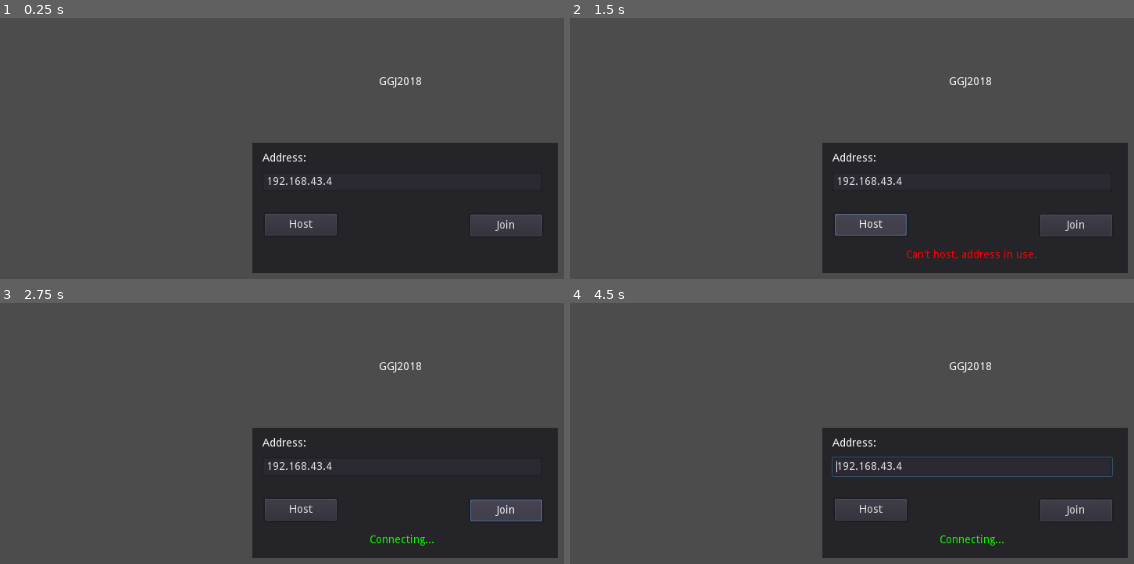
Above: before the commit, frames 1-4 (two rows, left to right).
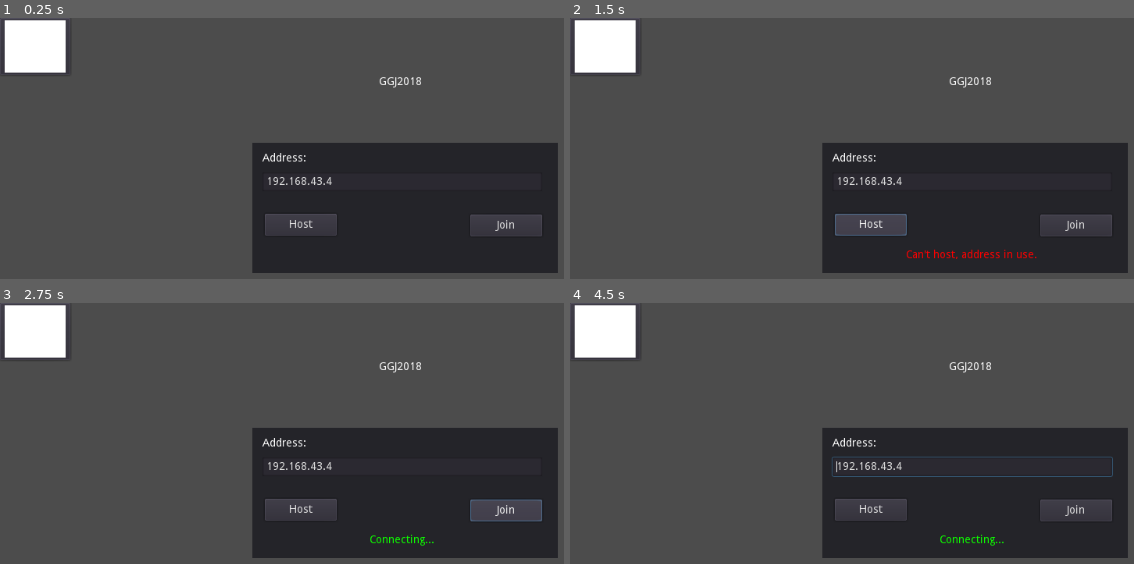
Above: after the commit, the same moments.

Repository: NykolaR/ggj2018
Game: Godot game, scene res://lobby.tscn
Same seed, same stepped clock (60 frames per second), same inputs: the game is played once before the commit and once after it. The project has no main scene, so this scene is started directly.
Inputs (mouse positions are in pixels of both pictures, inside the frame that each line leads up to):
- Up to frame 1 (0.25 s): no input
- Up to frame 2 (1.5 s): tap Enter at 0.5 s; move the mouse to (outside the picture) at 0.52 s; hold Right (right) 0.53-1.25 s; click (outside the picture) at 0.6 s; tap Space (jump) at 0.77, 0.8, 1.07 s; click "Host" at 1.25 s
- Up to frame 3 (2.75 s): click "Join" at 2 s
- Up to frame 4 (4.5 s): move the mouse to (812, 561) at 2.77 s; hold Down (down) 2.78-3.53 s; click (812, 561) at 2.85 s; move the mouse to (1049, 433) at 3.52 s; hold Right (right) 3.53-4.28 s; click (1049, 433) at 3.6 s; move the mouse to (outside the picture) at 4.27 s; hold Up (up) from 4.28 s (still down); click (outside the picture) at 4.35 s

The runs differ from the first frame. In frame 1, 2.3% of the frame differs, in the area x 0-12%, y 0-22%; in frame 2, 2.3%; in frame 3, 2.3%; in frame 4, 2.3%.

Commit message:
come together

Diff:
--- a/game.tscn
+++ b/game.tscn
@@ -1,18 +1,95 @@
-[gd_scene load_steps=6 format=2]
+[gd_scene load_steps=8 format=2]
 
 [ext_resource path="res://game.gd" type="Script" id=1]
 [ext_resource path="res://player.tscn" type="PackedScene" id=2]
 [ext_resource path="res://orb.tscn" type="PackedScene" id=3]
 [ext_resource path="res://DirectionalLight.gd" type="Script" id=4]
 
+[sub_resource type="SpatialMaterial" id=2]
+
+render_priority = 0
+flags_transparent = false
+flags_unshaded = false
+flags_vertex_lighting = false
+flags_no_depth_test = false
+flags_use_point_size = false
+flags_world_triplanar = false
+flags_fixed_size = false
+flags_albedo_tex_force_srgb = false
+vertex_color_use_as_albedo = false
+vertex_color_is_srgb = false
+params_diffuse_mode = 0
+params_specular_mode = 0
+params_blend_mode = 0
+params_cull_mode = 0
+params_depth_draw_mode = 0
+params_line_width = 1.0
+params_point_size = 1.0
+params_billboard_mode = 0
+params_grow = false
+params_use_alpha_scissor = false
+albedo_color = Color( 1, 1, 1, 1 )
+metallic = 0.0
+metallic_specular = 0.5
+metallic_texture_channel = 0
+roughness = 0.0
+roughness_texture_channel = 0
+emission_enabled = true
+emission = Color( 1, 0, 0, 1 )
+emission_energy = 1.0
+emission_operator = 0
+emission_on_uv2 = false
+normal_enabled = false
+rim_enabled = false
+clearcoat_enabled = false
+anisotropy_enabled = false
+ao_enabled = false
+depth_enabled = false
+subsurf_scatter_enabled = false
+transmission_enabled = false
+refraction_enabled = false
+detail_enabled = false
+uv1_scale = Vector3( 1, 1, 1 )
+uv1_offset = Vector3( 0, 0, 0 )
+uv1_triplanar = false
+uv1_triplanar_sharpness = 1.0
+uv2_scale = Vector3( 1, 1, 1 )
+uv2_offset = Vector3( 0, 0, 0 )
+uv2_triplanar = false
+uv2_triplanar_sharpness = 1.0
+proximity_fade_enable = false
+distance_fade_enable = false
+_sections_unfolded = [ "Emission" ]
+
+[sub_resource type="ProceduralSky" id=3]
+
+radiance_size = 4
+sky_top_color = Color( 0.00866699, 0.0117203, 0.015625, 1 )
+sky_horizon_color = Color( 0.00938416, 0.0465647, 0.0585938, 1 )
+sky_curve = 0.25
+sky_energy = 1.0
+ground_bottom_color = Color( 0, 0, 0, 1 )
+ground_horizon_color = Color( 0.121623, 0.0925903, 0.160156, 1 )
+ground_curve = 0.01
+ground_energy = 1.0
+sun_color = Color( 0.0721836, 0.0250244, 0.15625, 1 )
+sun_latitude = 35.0
+sun_longitude = 0.0
+sun_angle_min = 1.0
+sun_angle_max = 15.0
+sun_curve = 0.063728
+sun_energy = 16.0
+texture_size = 2
+
 [sub_resource type="Environment" id=1]
 
-background_mode = 1
+background_mode = 2
+background_sky = SubResource( 3 )
 background_sky_custom_fov = 0.0
 background_color = Color( 0.00704956, 0.0820312, 0.0591853, 1 )
 background_energy = 1.0
 background_canvas_max_layer = 0
-ambient_light_color = Color( 0, 0, 0, 1 )
+ambient_light_color = Color( 0.0273438, 0.0273438, 0.0273438, 1 )
 ambient_light_energy = 1.0
 ambient_light_sky_contribution = 1.0
 fog_enabled = false
@@ -28,7 +105,7 @@
 fog_height_min = 0.0
 fog_height_max = 100.0
 fog_height_curve = 1.0
-tonemap_mode = 0
+tonemap_mode = 2
 tonemap_exposure = 1.0
 tonemap_white = 1.0
 auto_exposure_enabled = false
@@ -65,24 +142,24 @@
 dof_blur_near_quality = 1
 glow_enabled = true
 glow_levels/1 = false
-glow_levels/2 = false
-glow_levels/3 = true
-glow_levels/4 = false
+glow_levels/2 = true
+glow_levels/3 = false
+glow_levels/4 = true
 glow_levels/5 = true
 glow_levels/6 = false
 glow_levels/7 = false
-glow_intensity = 1.36
+glow_intensity = 1.0
 glow_strength = 1.0
-glow_bloom = 0.01
-glow_blend_mode = 0
+glow_bloom = 0.0
+glow_blend_mode = 1
 glow_hdr_threshold = 1.0
 glow_hdr_scale = 2.0
-glow_bicubic_upscale = false
+glow_bicubic_upscale = true
 adjustment_enabled = false
 adjustment_brightness = 1.0
 adjustment_contrast = 1.0
 adjustment_saturation = 1.0
-_sections_unfolded = [ "Ambient Light", "DOF Near Blur", "Glow" ]
+_sections_unfolded = [ "Background", "Glow" ]
 
 [node name="game" type="Spatial" index="0"]
 
@@ -90,10 +167,9 @@
 
 [node name="player1" type="Node" parent="." index="0"]
 
+[node name="player" parent="player1" index="0" instance=ExtResource( 2 )]
+
 editor/display_folded = true
-
-[node name="player" parent="player1" index="0" instance=ExtResource( 2 )]
-
 transform = Transform( 1, 0, 0, 0, 1, 0, 0, 0, 1, 0, 1.2, -3 )
 collision_layer = 2
 collision_mask = 9
@@ -113,10 +189,9 @@
 
 [node name="player2" type="Node" parent="." index="1"]
 
+[node name="player" parent="player2" index="0" instance=ExtResource( 2 )]
+
 editor/display_folded = true
-
-[node name="player" parent="player2" index="0" instance=ExtResource( 2 )]
-
 transform = Transform( 1, 0, 0, 0, 1, 0, 0, 0, 1, 0, 1.2, 3 )
 collision_layer = 4
 collision_mask = 17
@@ -134,11 +209,15 @@
 collision_mask = 9
 _sections_unfolded = [ "Collision", "Transform" ]
 
-[node name="WorldEnvironment" type="WorldEnvironment" parent="." index="2"]
+[node name="mesh" parent="player2/orb" index="0"]
+
+material/0 = SubResource( 2 )
+
+[node name="env" type="WorldEnvironment" parent="." index="2"]
 
 environment = SubResource( 1 )
 
-[node name="DirectionalLight" type="DirectionalLight" parent="." index="3"]
+[node name="dir" type="DirectionalLight" parent="." index="3"]
 
 transform = Transform( 0.130123, -0.76375, -0.632261, 0.106211, -0.623276, 0.774756, -0.985793, -0.167967, 1.58133e-05, 0, 22.5217, 0 )
 layers = 1
--- a/lobby.tscn
+++ b/lobby.tscn
@@ -2,7 +2,7 @@
 
 [ext_resource path="res://lobby.gd" type="Script" id=1]
 
-[node name="lobby" type="Control"]
+[node name="lobby" type="Control" index="0"]
 
 anchor_left = 0.0
 anchor_top = 0.0
@@ -191,6 +191,29 @@
 max_lines_visible = -1
 _sections_unfolded = [ "custom_colors" ]
 
+[node name="ColorPickerButton" type="ColorPickerButton" parent="." index="2"]
+
+anchor_left = 0.0
+anchor_top = 0.0
+anchor_right = 0.0
+anchor_bottom = 0.0
+margin_right = 90.0
+margin_bottom = 73.0
+rect_pivot_offset = Vector2( 0, 0 )
+focus_mode = 2
+mouse_filter = 0
+mouse_default_cursor_shape = 0
+size_flags_horizontal = 1
+size_flags_vertical = 1
+toggle_mode = false
+enabled_focus_mode = 2
+shortcut = null
+group = null
+flat = false
+align = 1
+color = Color( 1, 1, 1, 1 )
+edit_alpha = true
+
 [connection signal="pressed" from="panel/host" to="." method="_on_host_pressed"]
 
 [connection signal="pressed" from="panel/join" to="." method="_on_join_pressed"]
--- a/orb.gd
+++ b/orb.gd
@@ -6,7 +6,7 @@
 var state = ATTACHED
 var throwing = false
 
-const THROW_STRENGTH = 10
+const THROW_STRENGTH = 15
 
 enum ORB_STATE {ATTACHED, PHYSICS}
 
@@ -14,10 +14,11 @@
 	translation = pos
 
 func _process(delta):
-	if not (get_tree().network_peer == null) and is_network_master():
+	if not (get_tree().network_peer == null) and is_network_master() and state == ATTACHED:
 		rpc_unreliable("sync_pos", translation)
 
 func _physics_process(delta):
+	#print("master " + str(translation))
 	if state == ATTACHED:
 		mode = RigidBody.MODE_KINEMATIC
 		return
@@ -31,7 +32,8 @@
 
 	#move(movement, Vector3(0, 1, 0))
 
-func _set_direction(direction, strength=THROW_STRENGTH):
+sync func _set_direction(direction, strength=THROW_STRENGTH):
+	rpc("sync_pos", translation)
 	if state == PHYSICS:
 		state = ATTACHED
 		return
--- a/orb.tscn
+++ b/orb.tscn
@@ -85,7 +85,7 @@
 contacts_reported = 0
 contact_monitor = false
 sleeping = false
-can_sleep = false
+can_sleep = true
 axis_lock_linear_x = false
 axis_lock_linear_y = false
 axis_lock_linear_z = false
@@ -97,6 +97,7 @@
 angular_velocity = Vector3( 0, 0, 0 )
 angular_damp = -1.0
 script = ExtResource( 1 )
+_sections_unfolded = [ "Transform" ]
 
 [node name="mesh" type="MeshInstance" parent="." index="0"]
 
--- a/player.gd
+++ b/player.gd
@@ -15,44 +15,45 @@
 	pass
 
 func _physics_process(delta):
-	var movement = Vector3(0, 0, 0)
+	if is_network_master():
+		var movement = Vector3(0, 0, 0)
 
-	if Input.is_action_pressed("up"):
-	    movement.z -= 1
-	if Input.is_action_pressed("down"):
-	    movement.z += 1
-	if Input.is_action_pressed("right"):
-	    movement.x += 1
-	if Input.is_action_pressed("left"):
-	    movement.x -= 1
+		if Input.is_action_pressed("up"):
+		    movement.z -= 1
+		if Input.is_action_pressed("down"):
+		    movement.z += 1
+		if Input.is_action_pressed("right"):
+		    movement.x += 1
+		if Input.is_action_pressed("left"):
+		    movement.x -= 1
 
-	movement = movement.rotated(Vector3(0, 1, 0), $cam_y.rotation.y)
-	movement *= movement_speed
-	vspeed -= gravity
-	movement.y = vspeed
+		movement = movement.rotated(Vector3(0, 1, 0), $cam_y.rotation.y)
+		movement *= movement_speed
+		vspeed -= gravity
+		movement.y = vspeed
 
-	move_and_slide(movement, Vector3(0, 1, 0))
+		move_and_slide(movement, Vector3(0, 1, 0))
 
-	if is_on_floor():
-	    vspeed = 0
-	    airJumpsRemaining = AIR_JUMPS
+		if is_on_floor():
+		    vspeed = 0
+		    airJumpsRemaining = AIR_JUMPS
 
-	    if Input.is_action_just_pressed("jump"):
-	    	vspeed = jump
-	else:
-	    if Input.is_action_just_pressed("jump"):
-	    	if  (airJumpsRemaining):
-	    	    vspeed = jump / 1.40
-	    	    airJumpsRemaining -= 1
+		    if Input.is_action_just_pressed("jump"):
+		    	vspeed = jump
+		else:
+		    if Input.is_action_just_pressed("jump"):
+		    	if  (airJumpsRemaining):
+		    	    vspeed = jump / 1.40
+		    	    airJumpsRemaining -= 1
 
-	if orb.state == orb.ATTACHED:
-		orb.translation = translation + Vector3(0, 0.2, -0.2).rotated(Vector3(0, 1, 0), $cam_y.rotation.y)
+		if orb.state == orb.ATTACHED:
+			orb.translation = translation + Vector3(0, 0.2, -0.2).rotated(Vector3(0, 1, 0), $cam_y.rotation.y)
 
-	if Input.is_action_just_pressed("throw"):
-		#var d = Vector3(-$cam_y.rotation.y, $cam_y/cam_x.rotation.x, 0)
-		#var d = Vector3(0, $cam_y/cam_x.rotation.x, 0)
-		#print(d)
-		orb._set_direction(Vector3(-sin($cam_y.rotation.y), $cam_y/cam_x.rotation.x, -cos($cam_y.rotation.y)))
+		if Input.is_action_just_pressed("throw"):
+			#var d = Vector3(-$cam_y.rotation.y, $cam_y/cam_x.rotation.x, 0)
+			#var d = Vector3(0, $cam_y/cam_x.rotation.x, 0)
+			#print(d)
+			orb.rpc("_set_direction", Vector3(-sin($cam_y.rotation.y), $cam_y/cam_x.rotation.x, -cos($cam_y.rotation.y)))
 
 func _input(event):
 	if event is InputEventMouseMotion:
--- a/player.tscn
+++ b/player.tscn
@@ -4,7 +4,7 @@
 
 [sub_resource type="CapsuleShape" id=1]
 
-radius = 0.5
+radius = 1.0
 height = 1.0
 
 [node name="player" type="KinematicBody"]
